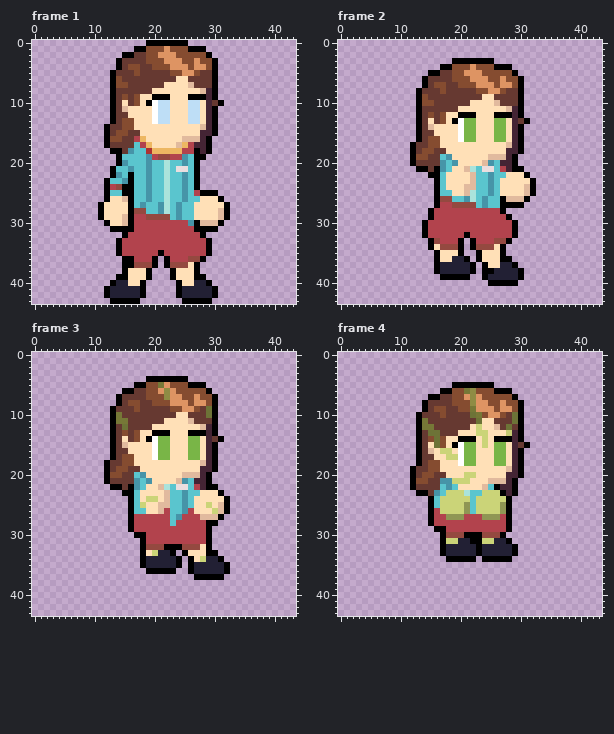
Edited in one commit: pixel-art file (Aseprite/MC (Gracey)/Gracey - Dash.aseprite). The first picture shows the starting point.
44x44 pixels, 7 frames. Shown: frame 1, frame 2, frame 3, frame 4. The commit also changed other frames, which this record leaves out.
The same view after the edit:
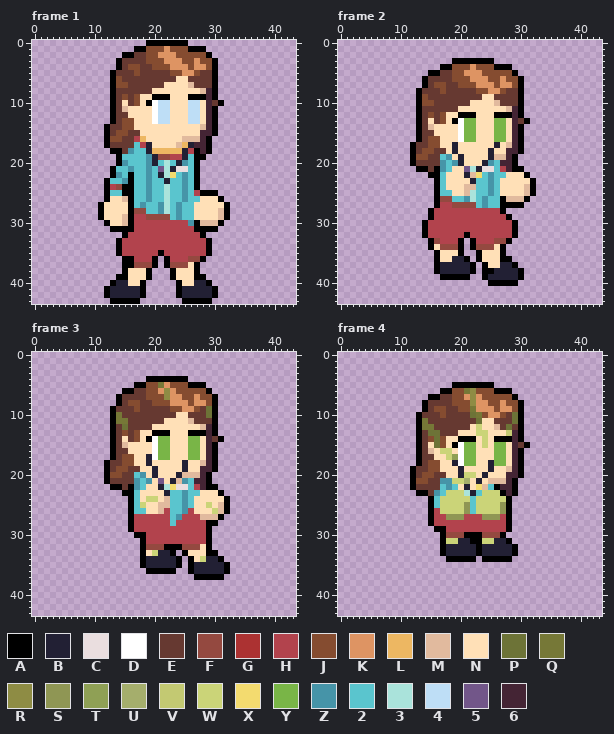
Palette (. is transparent): A #000000  B #222034  C #eadedf  D #ffffff  E #663931  F #944940  G #ac3232  H #b2434d  J #854c30  K #de9463  L #edb762  M #e1ba9e  N #ffe0b7  P #6d7337  Q #767837  R #8e8c44  S #8f9654  T #8fa055  U #a5ae6c  V #c3c972  W #cbd478  X #f3db6f  Y #79b547  Z #4694a8  2 #5ac5ce  3 #aae3db  4 #bedef6  5 #725689  6 #442434
The edit:
layer "Lanyard" now shown
--- frame 1, layer "Lanyard"
@@ x 17..28 @@
 16 HLNNNNNNMMM6
-17 2HLNNNNMLH66
-18 22GLLLLLHHA6
-19 22ZHFFHHZ2AA
-20 22Z22322Z2A.
-21 22Z2232CC2A.
-22 22Z22322Z2A.
-23 22Z22322Z2A.
+17 2HBNNNNMLB66
+18 22BLLLLLBHA6
+19 22ZBFFHHB2AA
+20 22ZB232BZ2A.
+21 22Z253BCC2A.
+22 22Z2B3X2Z2A.
+23 22Z22B22Z2A.
 24 22Z22322Z2A.
--- frame 2, layer "Lanyard"
@@ x 17..28 @@
 16 NNNDYYNNNYYN
-17 NNNNNNNNNNNM
-18 ENNNNNNNNNN6
-19 2ZNNNNNNMMM6
-20 Z2ZNNNNMZ266
-21 Z2NNM32CC2H6
-22 2NNNNM22Z22N
-23 2NNNNM22Z2NN
+17 NNBNNNNNNBNM
+18 ENBNNNNNBNN6
+19 2ZNBNNNNBMM6
+20 Z2ZBNNNBZ266
+21 Z2NN53BCC2H6
+22 2NNNBMX2Z22N
+23 2NNNNB22Z2NN
 24 2NNNMM22Z2NN
--- frame 3, layer "Lanyard"
@@ x 17..27 @@
 16 NNNDYYNNNYY
-17 NNNDYYNNNYY
-18 NNNNNNNNNNN
-19 ENNNNNNNNNN
-20 2ZNNNNNNMMM
-21 Z2ZNNNNMZ26
-22 Z2NNM32CC2H
-23 2NNNNM22Z22
+17 NNBDYYNNNYY
+18 NNBNNNNNBNN
+19 ENNBNNNNBNN
+20 2ZNBNNNBMMM
+21 Z2ZN5NBMZ26
+22 Z2NNB3XCC2H
+23 2NNNNB22Z22
 24 2NWWNM22Z2N
--- frame 4, layer "Lanyard"
@@ x 17..27 @@
 16 WWNDYYNNNYY
-17 NWWDYYNNNYY
-18 NNNDYYNNNYY
-19 NNNNNNNNNNN
-20 ENNNWWNNNNN
-21 ZZWWWNNNMMM
-22 2Z2NNNNM2A6
-23 2WWW322WWWA
+17 NWTDYYNNNYY
+18 NNBDYYNNBYY
+19 NNNBNNNNBNN
+20 ENNBWWNBNNN
+21 ZZWWUNBNMMM
+22 2Z2NBNXM2A6
+23 2WWW3B2WWWA
 24 WWWWW2WWWWW
Boxes around the changes in both pictures, in picture pixels (x1, y1, x2, y2):
changed: (146, 142, 194, 184)
changed: (452, 142, 500, 184)
changed: (146, 454, 188, 496)
changed: (452, 454, 494, 496)
